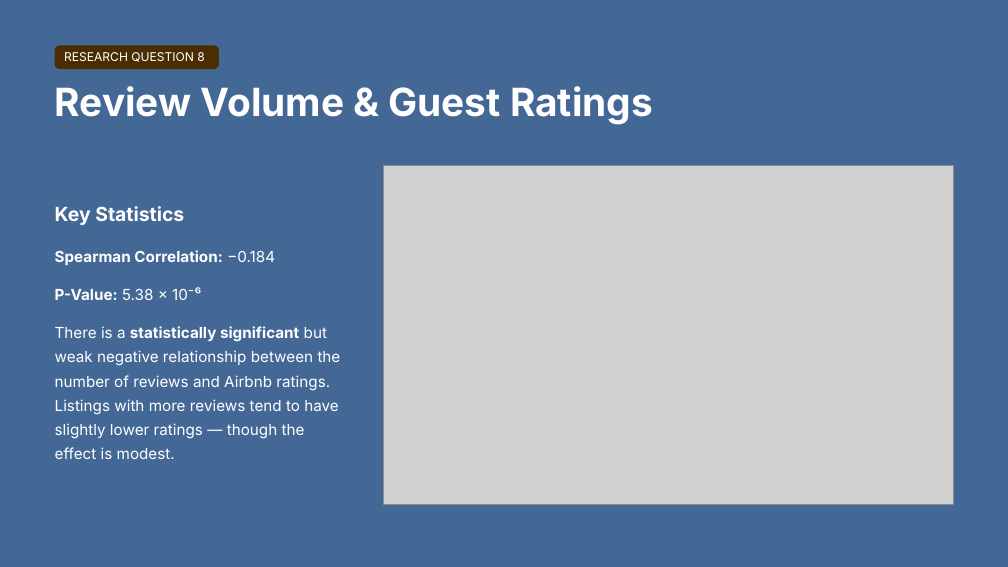
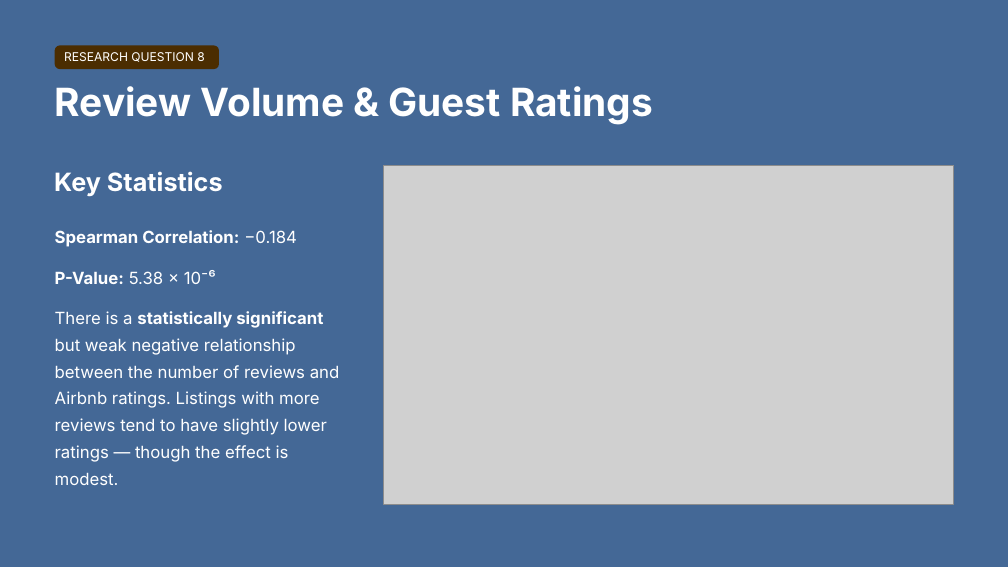
Before and after one commit to jannoelvero/first_project, a slide deck: slide 15 of slides/project_presentation.pptx. Drawn at 1008x567 pixels with LibreOffice and Linux fonts; fonts in the diff are those of the drawing; grey boxes stand for pictures; background and template pictures are left out. Boxes give left, top, right and bottom in pixels: in the first picture for what was removed or moved away, otherwise in the second. Text is boxed around its words. In the diff, an @@ line names an element or a change of style, - is before the commit and + after.

```diff
--- a/slides/project_presentation.pptx
+++ b/slides/project_presentation.pptx
@@ text "Key Statistics": place and size @@
-text "Key Statistics" at [55,206,184,225]
+text "Key Statistics" at [54,171,223,196]
@@ text "Key Statistics" at [54,171,223,196]: size 18.5 to 24 pt @@
@@ text "Spearman Correlation: −0.184": place and size @@
-text "Spearman Correlation: −0.184" at [55,250,341,459]
+text "Spearman Correlation: −0.184" at [55,230,340,485]
@@ text "Spearman Correlation: −0.184" at [55,230,340,485]: size 14.5 to 16 pt @@
```
Also in this commit, not shown: 13 other slides changed, 1 slide added.
